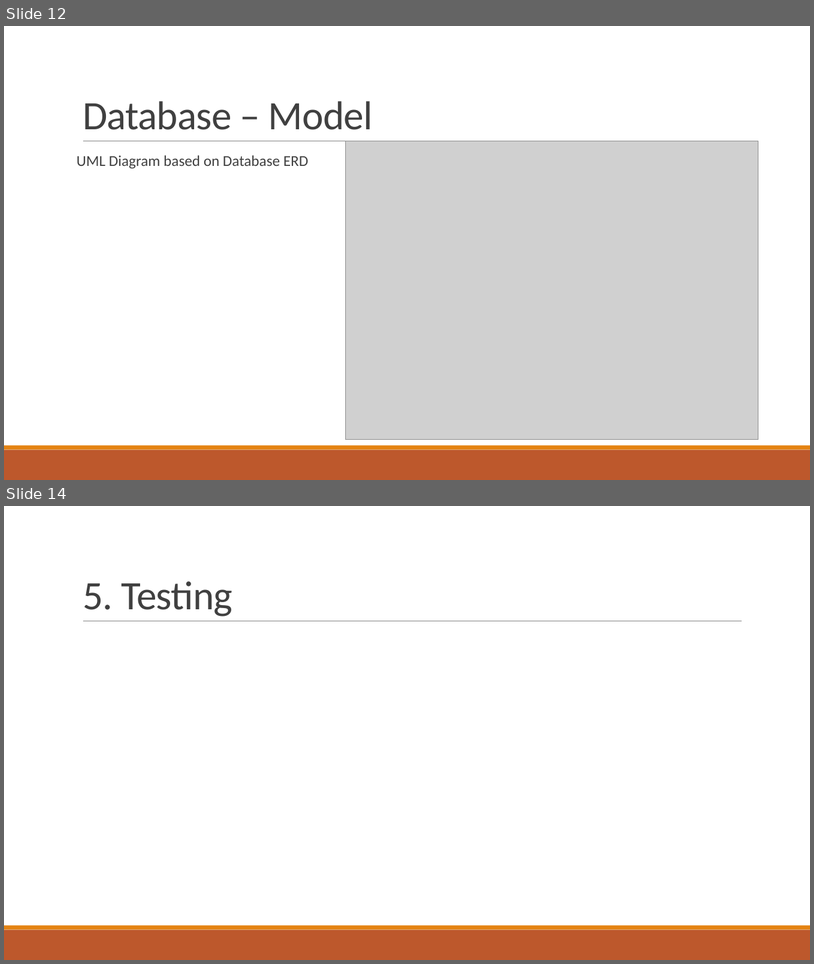
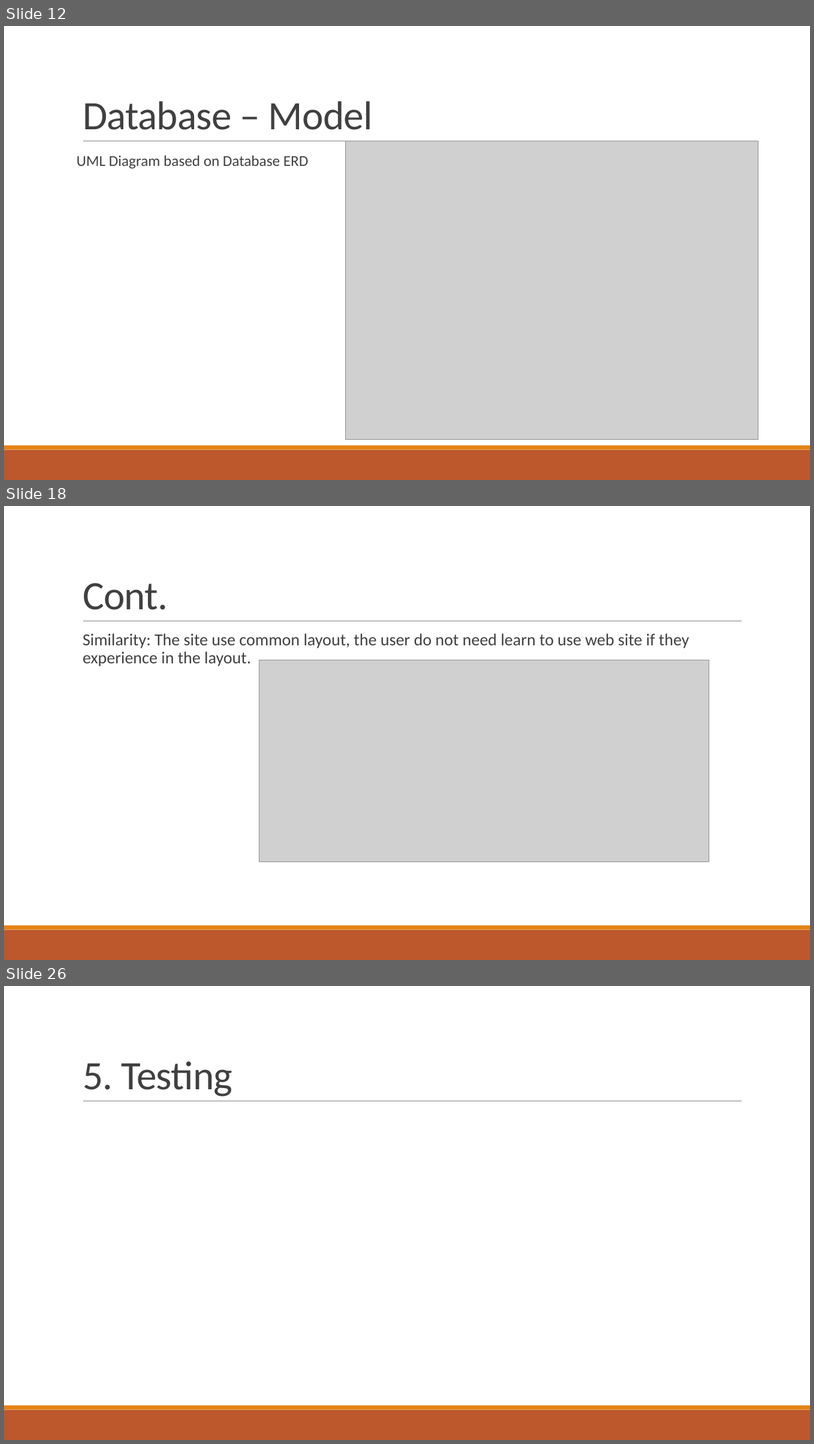
Before and after one commit to kaka-develop/ec-management, a slide deck: documents/Presentation.pptx. Shown one above the other, each under a label of ours: slides 12 and 14 before the commit, slides 12, 18 and 26 after it; the slides between them are not shown. The pictures are 814x964 and 814x1444 pixels, drawn with LibreOffice and Linux fonts; fonts in the diff are those of the drawing; grey boxes stand for pictures. Boxes give left, top, right and bottom in pixels: in the first picture for what was removed or moved away, otherwise in the second. Text is boxed around its words. In the diff, an @@ line names an element or a change of style, - is before the commit and + after.

```diff
--- a/documents/Presentation.pptx
+++ b/documents/Presentation.pptx
@@ slide 18 added at [4,506,810,960], background #FFFFFF; not listed: 3 template elements that a slide beside it also shows @@
@@ title added at [83,583,168,610], 48 pt, text #404040 @@
+Cont.
@@ text added at [83,633,690,666], 20 pt, text #404040 @@
+  Similarity: The site use common layout, the user do not need learn to use web site if they experience in the layout.
@@ picture added at [259,660,710,862] @@
@@ what was slide 14 is now slide 26 @@
```
Also in this commit, not shown: 1 slide changed, 11 other slides added, 1 other file.
